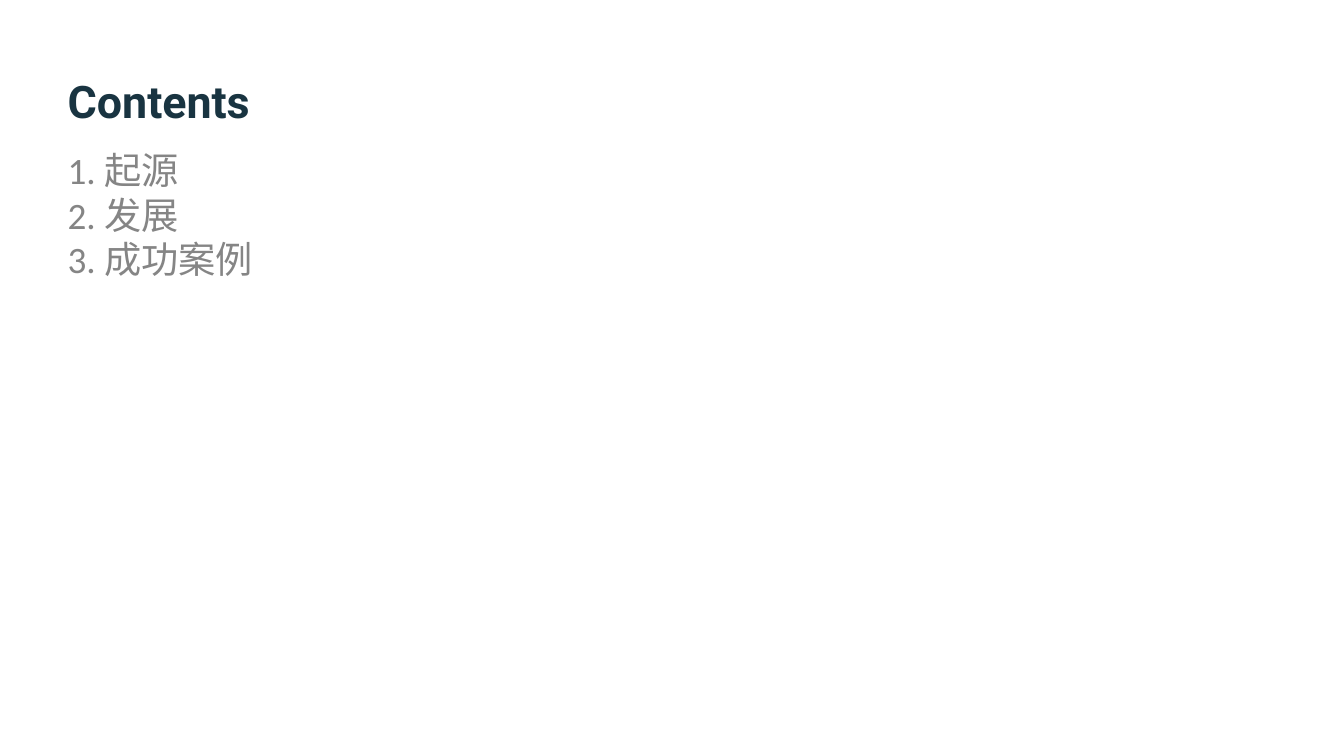
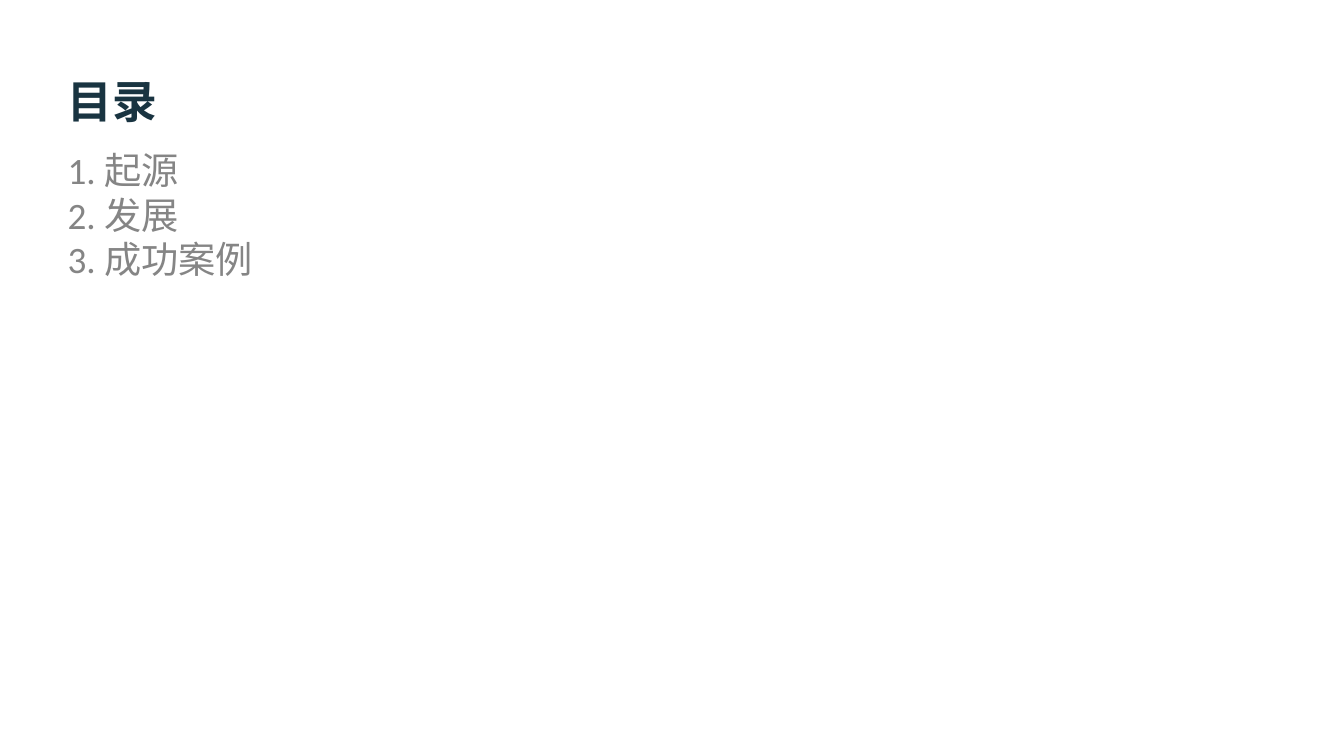
Before and after one commit to ceteongvanness/eventdemo, a slide deck: slide 3 of Dive into Deep Learning/1. Introduction to Deep Learning-CH.pptx. Drawn at 1344x756 pixels with LibreOffice and Linux fonts; fonts in the diff are those of the drawing. Boxes give left, top, right and bottom in pixels: in the first picture for what was removed or moved away, otherwise in the second. Text is boxed around its words. In the diff, an @@ line names an element or a change of style, - is before the commit and + after.

```diff
--- a/Dive into Deep Learning/1. Introduction to Deep Learning-CH.pptx
+++ b/Dive into Deep Learning/1. Introduction to Deep Learning-CH.pptx
@@ title at [68,82,158,122]: text changed @@
-Contents
+目录
```
Also in this commit, not shown: 1 other slide changed.
